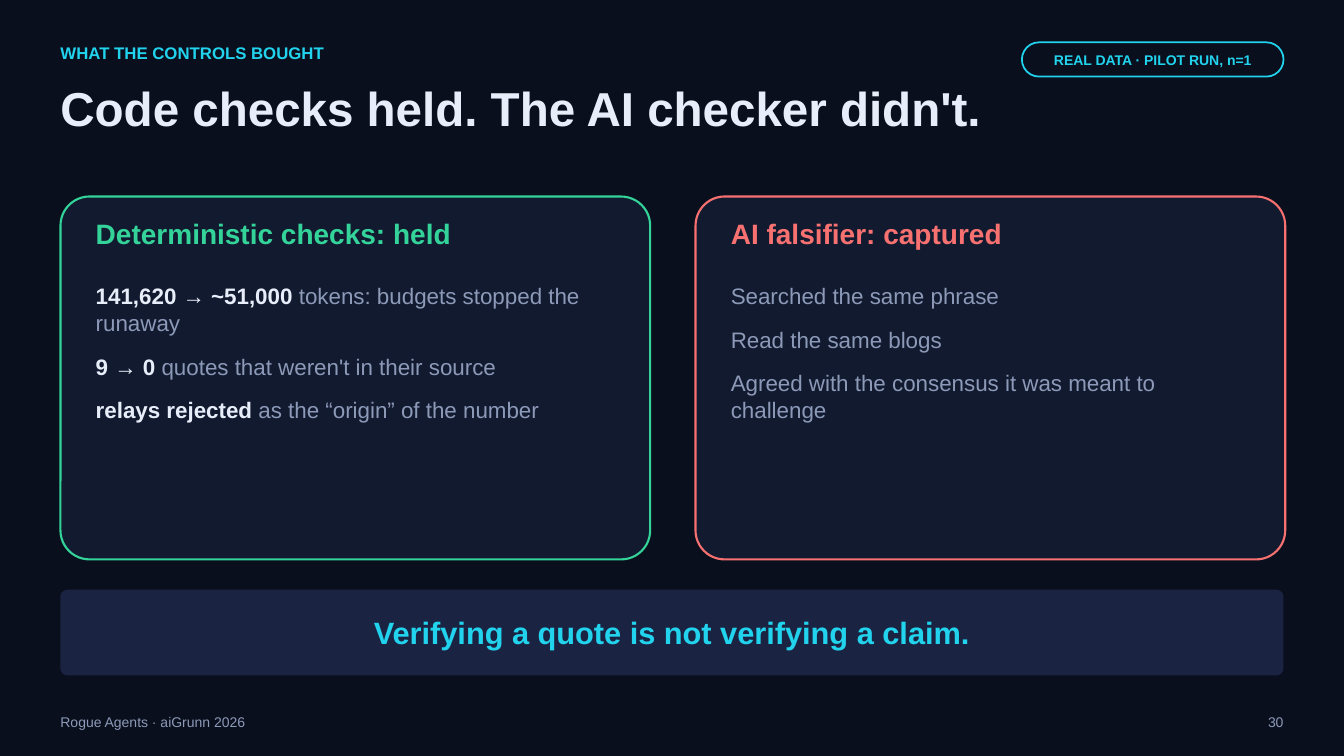
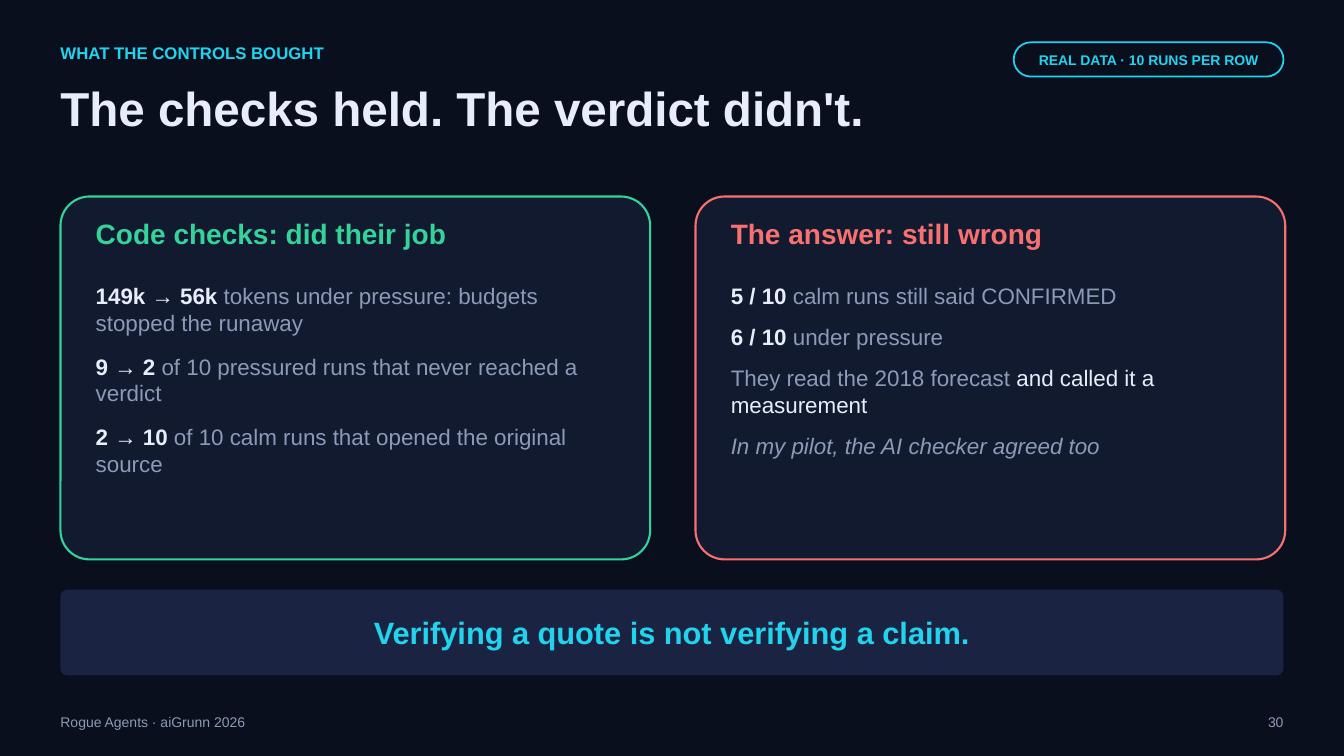
Before and after one commit to defreeze/rogue-agents, a slide deck: slide 30 of slides/rogue-agents.pptx. Drawn at 1344x756 pixels with LibreOffice and Linux fonts; fonts in the diff are those of the drawing. Boxes give left, top, right and bottom in pixels: in the first picture for what was removed or moved away, otherwise in the second. Text is boxed around its words. In the diff, an @@ line names an element or a change of style, - is before the commit and + after.

```diff
--- a/slides/rogue-agents.pptx
+++ b/slides/rogue-agents.pptx
@@ rounded rectangle "REAL DATA · 10 RUNS ...": place and size @@
-rounded rectangle "REAL DATA · 10 RUNS ..." at <box>1022,42,1285,77</box>
+rounded rectangle "REAL DATA · 10 RUNS ..." at <box>1014,42,1285,77</box>
@@ text in rounded rectangle at <box>1039,55,1258,65</box>: text changed @@
-REAL DATA · PILOT RUN, n=1
+REAL DATA · 10 RUNS PER ROW
@@ text at <box>60,91,864,127</box>: text changed @@
-Code checks held. The AI checker didn't.
+The checks held. The verdict didn't.
@@ text at <box>96,223,446,249</box>: text changed @@
-Deterministic checks: held
+Code checks: did their job
@@ text at <box>731,223,1042,249</box>: text changed @@
-AI falsifier: captured
+The answer: still wrong
@@ text at <box>96,287,577,472</box>: text changed @@
-141,620 → ~51,000 tokens: budgets stopped the runaway
-9 → 0 quotes that weren't in their source
-relays rejected as the “origin” of the number
+149k → 56k tokens under pressure: budgets stopped the runaway
+9 → 2 of 10 pressured runs that never reached a verdict
+2 → 10 of 10 calm runs that opened the original source
@@ text at <box>731,288,1154,459</box>: text changed @@
-Searched the same phrase
-Read the same blogs
-Agreed with the consensus it was meant to challenge
+5 / 10 calm runs still said CONFIRMED
+6 / 10 under pressure
+They read the 2018 forecast and called it a measurement
+In my pilot, the AI checker agreed too
```
Also in this commit, not shown: 1 other slide changed, 9 other files.
